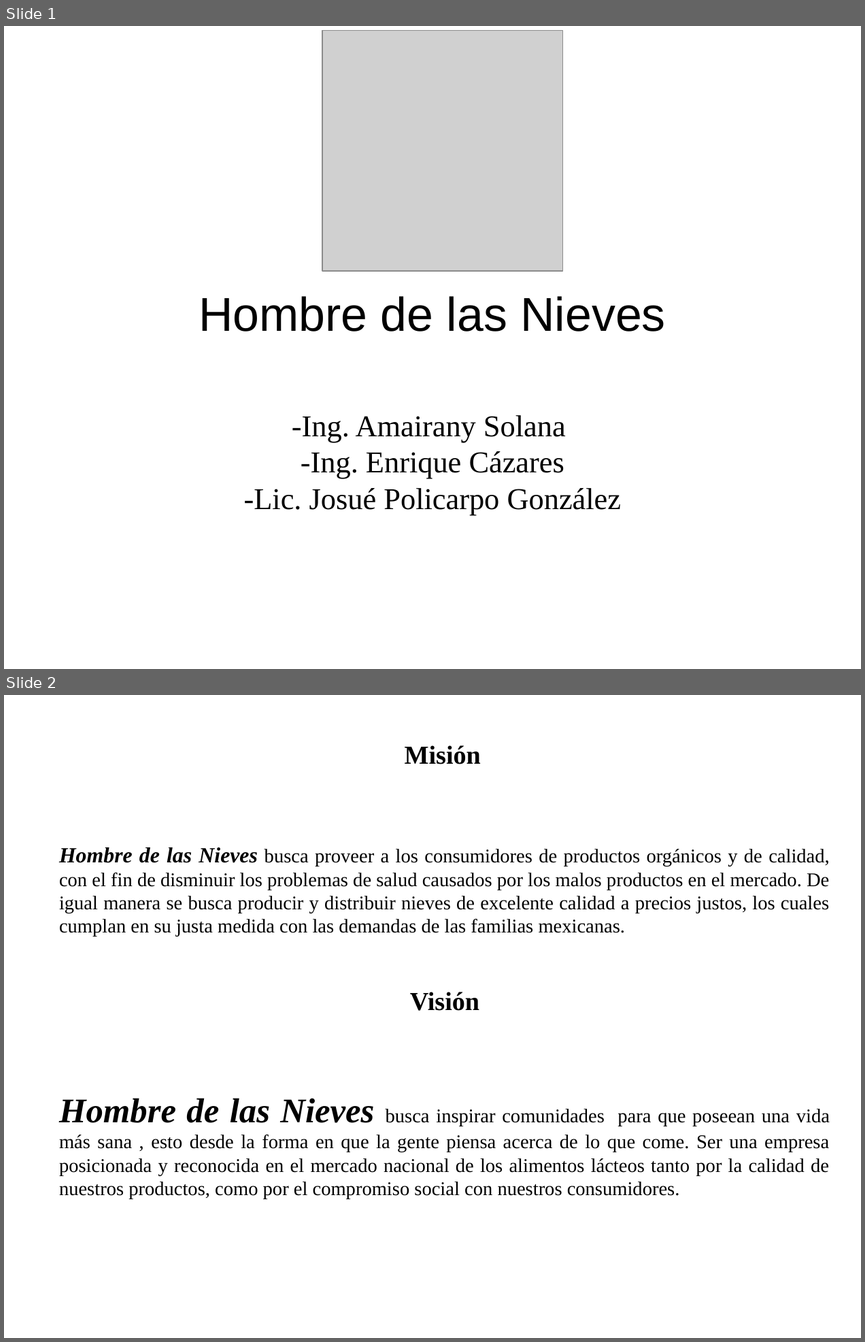
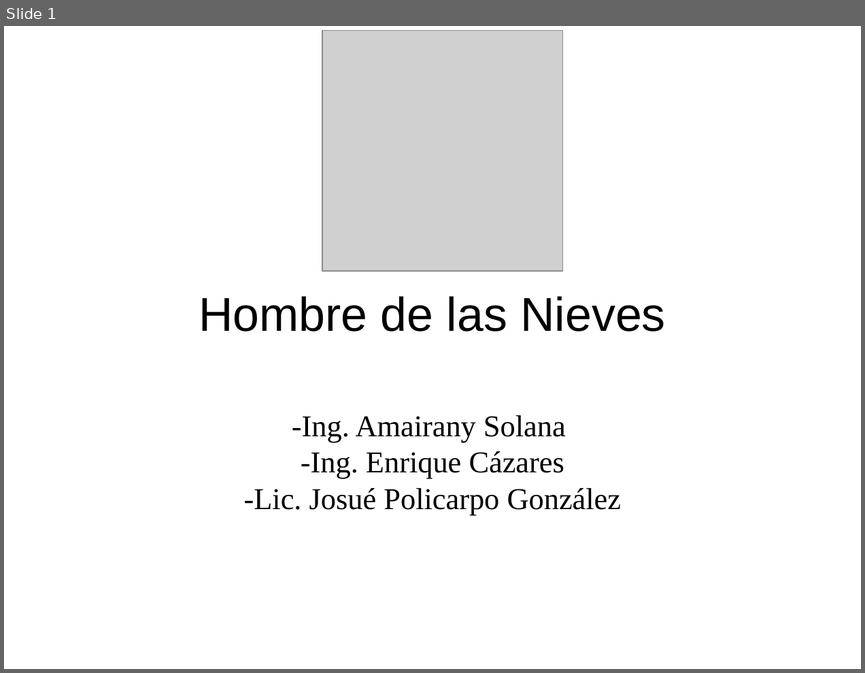
Before and after one commit to amairanysolanamejia/DjangoPrueba, a slide deck: presentacion.odp. Shown one above the other, each under a label of ours: slides 1 and 2 before the commit, slide 1 after it. The pictures are 865x1342 and 865x673 pixels, drawn with LibreOffice and Linux fonts; fonts in the diff are those of the drawing; grey boxes stand for pictures; background and template pictures are left out. Boxes give left, top, right and bottom in pixels: in the first picture for what was removed or moved away, otherwise in the second. Text is boxed around its words. In the diff, an @@ line names an element or a change of style, - is before the commit and + after.

```diff
--- a/presentacion.odp
+++ b/presentacion.odp
@@ slide 2 removed at box(4, 695, 861, 1338), background #FFFFFF @@
@@ text removed at box(59, 745, 830, 1199) @@
-Misión
-Hombre de las Nieves busca proveer a los consumidores de productos orgánicos y de calidad, con el fin de disminuir los problemas de salud causados por los malos productos en el mercado. De igual manera se busca producir y distribuir nieves de excelente calidad a precios justos, los cuales cumplan en su justa medida con las demandas de las familias mexicanas.
-Visión
-Hombre de las Nieves busca inspirar comunidades para que poseean una vida más sana , esto desde la forma en que la gente piensa acerca de lo que come. Ser una empresa posicionada y reconocida en el mercado nacional de los alimentos lácteos tanto por la calidad de nuestros productos, como por el compromiso social con nuestros consumidores.
```
Also in this commit, not shown: 4 slides added, 1 other slide removed.
